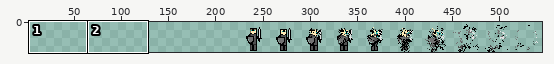
Two states of a sprite sheet, assets/images/player.png. Above: a wide view before the commit, with the close-up outlined.
Close-up. Earlier state:
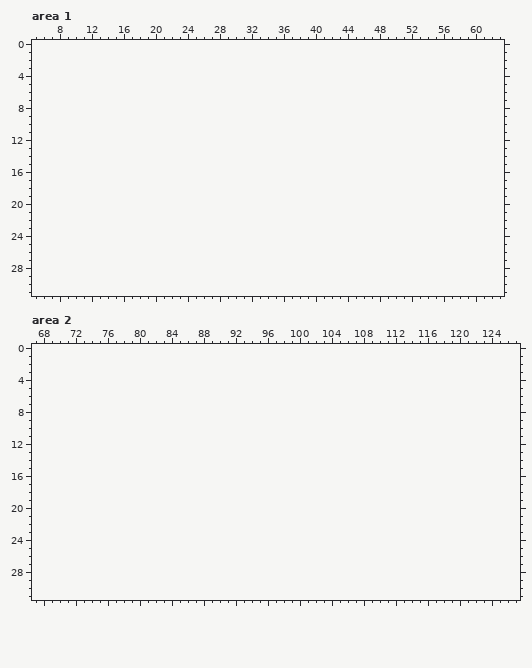
The file is 352x32 pixels. Colours within 5 levels of each other are drawn and written as one. Shown: area 1: x 5..63, y 0..31; area 2: x 67..127, y 0..31. The old version is drawn lined up with the new one, on the new canvas. The wide view leaves out empty margins. The commit also changed other parts of the picture, which this record leaves out.
After:
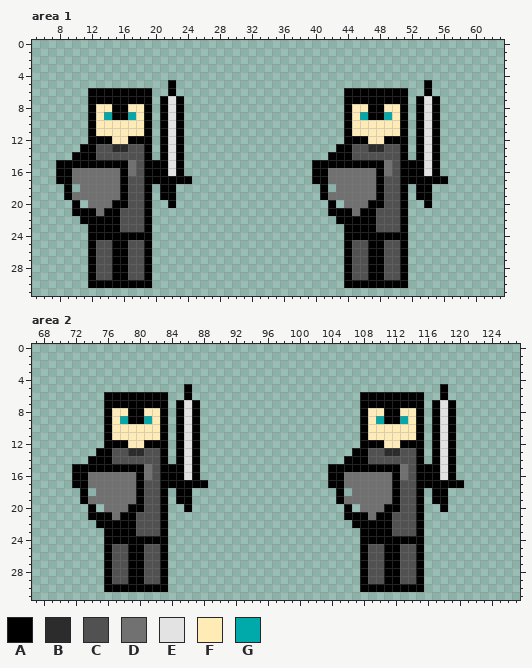
Palette (. is transparent): A #000000  B #2c2c2c  C #515151  D #717171  E #e3e3e3  F #ffebb6  G #00aaaa
Change:
canvas 352x32 -> 576x32, the old top-left corner now at 224,0
Changed rows in their new state; - is an unchanged pixel.
Area 1:
first column x 8:
 5 --------------A-------------------------------A--
 6 ----AAAAAAAA--A---------------------AAAAAAAA--A--
 7 ----AAAAAAAA-AEA--------------------AAAAAAAA-AEA-
 8 ----AFFAAFFA-AEA--------------------AFFAAFFA-AEA-
 9 ----AFGAAGFA-AEA--------------------AFGAAGFA-AEA-
10 ----AFFFFFFA-AEA--------------------AFFFFFFA-AEA-
11 ----AFFFFFFA-AEA--------------------AFFFFFFA-AEA-
12 ----AAAFFAAA-AEA--------------------AAAFFAAA-AEA-
13 ---AACCBBCCA-AEA-------------------AACCBBCCA-AEA-
14 --AAACCCCCCA-AEA------------------AAACCCCCCA-AEA-
15 AAAAAAAAADCAAAEA----------------AAAAAAAAADCAAAEA-
16 AADDDDDDADCAAAEA----------------AADDDDDDADCAAAEA-
17 AADDDDDDACCAAAAAA---------------AADDDDDDACCAAAAAA
18 -A-DDDDDACCA-AA------------------A-DDDDDACCA-AA--
19 -ADDDDDDACCA-AA------------------ADDDDDDACCA-AA--
20 --A-DDDAACCA--A-------------------A-DDDAACCA--A--
21 --AAADAACCCA----------------------AAADAACCCA-----
22 ---AAAAACCCA-----------------------AAAAACCCA-----
23 ----AAAACCCA------------------------AAAACCCA-----
24 ----AAAAAAAA------------------------AAAAAAAA-----
25 ----ACCAACCA------------------------ACCAACCA-----
26 ----ACCAACCA------------------------ACCAACCA-----
27 ----ACCAACCA------------------------ACCAACCA-----
28 ----ACCAACCA------------------------ACCAACCA-----
29 ----ACCAACCA------------------------ACCAACCA-----
30 ----AAAAAAAA------------------------AAAAAAAA-----
Area 2:
first column x 72:
 5 --------------A-------------------------------A--
 6 ----AAAAAAAA--A---------------------AAAAAAAA--A--
 7 ----AAAAAAAA-AEA--------------------AAAAAAAA-AEA-
 8 ----AFFAAFFA-AEA--------------------AFFAAFFA-AEA-
 9 ----AFGAAGFA-AEA--------------------AFGAAGFA-AEA-
10 ----AFFFFFFA-AEA--------------------AFFFFFFA-AEA-
11 ----AFFFFFFA-AEA--------------------AFFFFFFA-AEA-
12 ----AAAFFAAA-AEA--------------------AAAFFAAA-AEA-
13 ---AACCBBCCA-AEA-------------------AACCBBCCA-AEA-
14 --AAACCCCCCA-AEA------------------AAACCCCCCA-AEA-
15 AAAAAAAAADCAAAEA----------------AAAAAAAAADCAAAEA-
16 AADDDDDDADCAAAEA----------------AADDDDDDADCAAAEA-
17 AADDDDDDACCAAAAAA---------------AADDDDDDACCAAAAAA
18 -A-DDDDDACCA-AA------------------A-DDDDDACCA-AA--
19 -ADDDDDDACCA-AA------------------ADDDDDDACCA-AA--
20 --A-DDDAACCA--A-------------------A-DDDAACCA--A--
21 --AAADAACCCA----------------------AAADAACCCA-----
22 ---AAAAACCCA-----------------------AAAAACCCA-----
23 ----AAAACCCA------------------------AAAACCCA-----
24 ----AAAAAAAA------------------------AAAAAAAA-----
25 ----ACCAACCA------------------------ACCAACCA-----
26 ----ACCAACCA------------------------ACCAACCA-----
27 ----ACCAACCA------------------------ACCAACCA-----
28 ----ACCAACCA------------------------ACCAACCA-----
29 ----ACCAACCA------------------------ACCAACCA-----
30 ----AAAAAAAA------------------------AAAAAAAA-----
Changed places in both close-ups, as pixel boxes (x1, y1, x2, y2):
added: (56, 80, 192, 288)
added: (312, 80, 448, 288)
added: (72, 384, 208, 592)
added: (328, 384, 464, 592)
